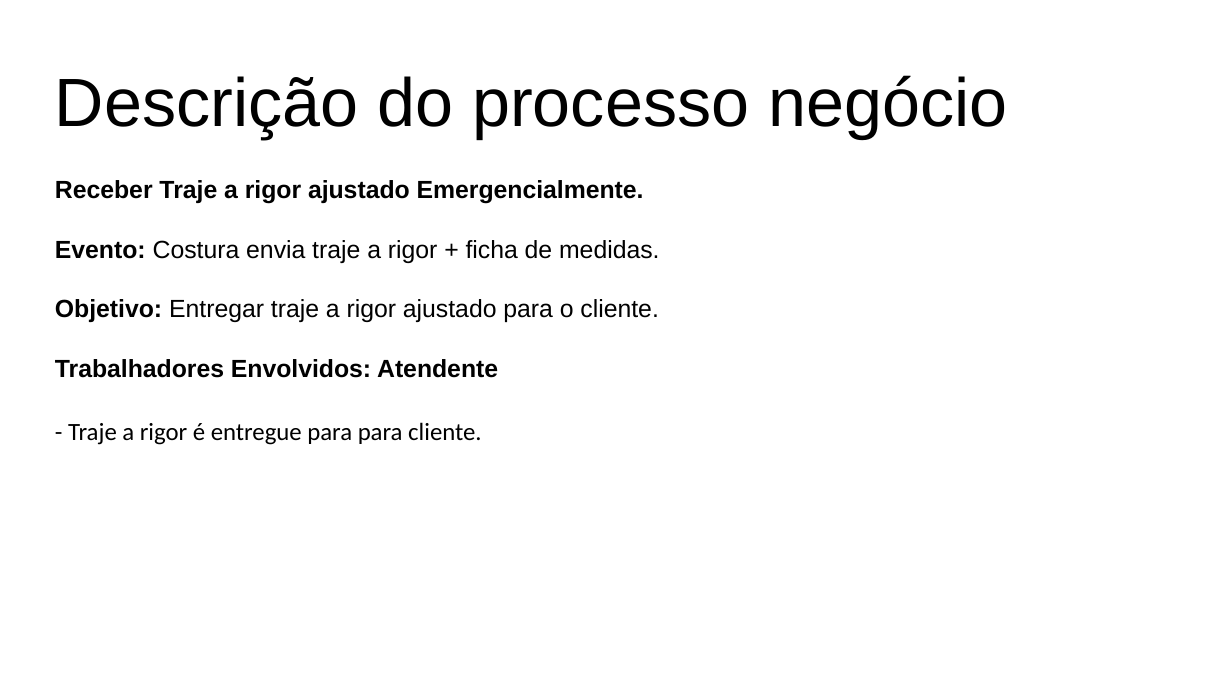
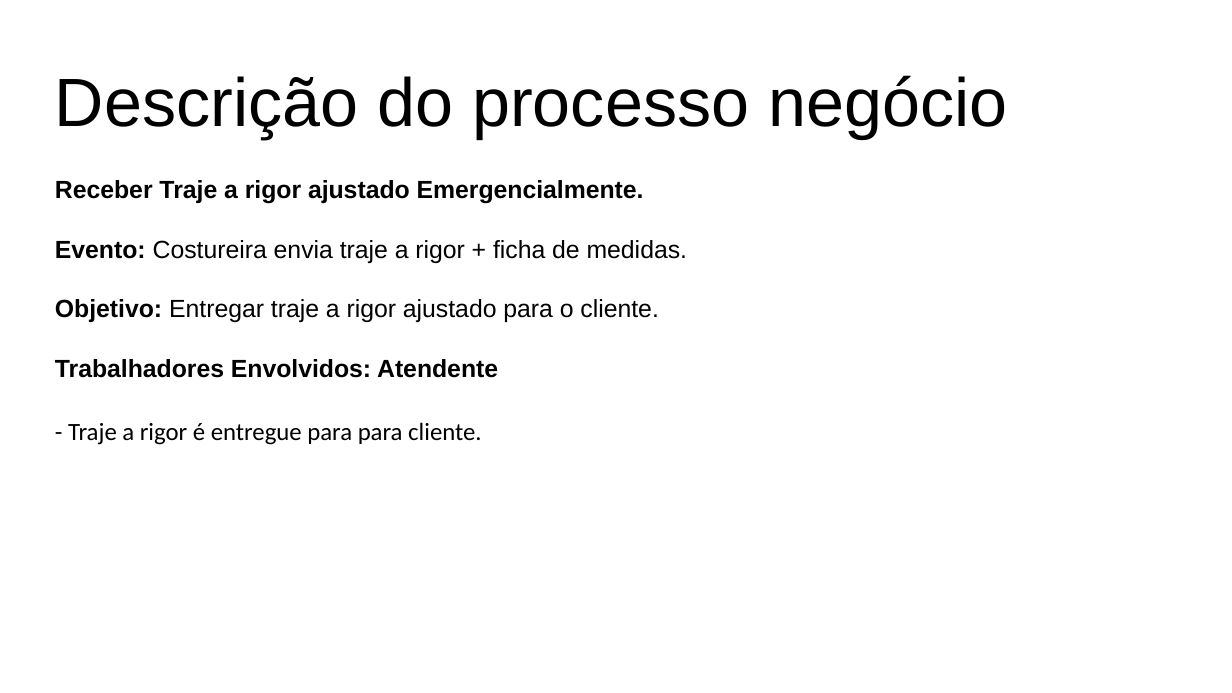
Before and after one commit to grupopenelopechavosa/OPE---Faculdade-Impacta, a slide deck: slide 6 of 18 - Descrição dos Processo de Negocio.pptx. Drawn at 1232x693 pixels with LibreOffice and Linux fonts; fonts in the diff are those of the drawing. Boxes give left, top, right and bottom in pixels: in the first picture for what was removed or moved away, otherwise in the second. Text is boxed around its words. In the diff, an @@ line names an element or a change of style, - is before the commit and + after.

```diff
--- a/18 - Descrição dos Processo de Negocio.pptx
+++ b/18 - Descrição dos Processo de Negocio.pptx
@@ text at bbox=[55, 240, 687, 263]: text changed @@
-Evento: Costura envia traje a rigor + ficha de medidas.
+Evento: Costureira envia traje a rigor + ficha de medidas.
```
Also in this commit, not shown: 4 other slides changed, 9 other files.
